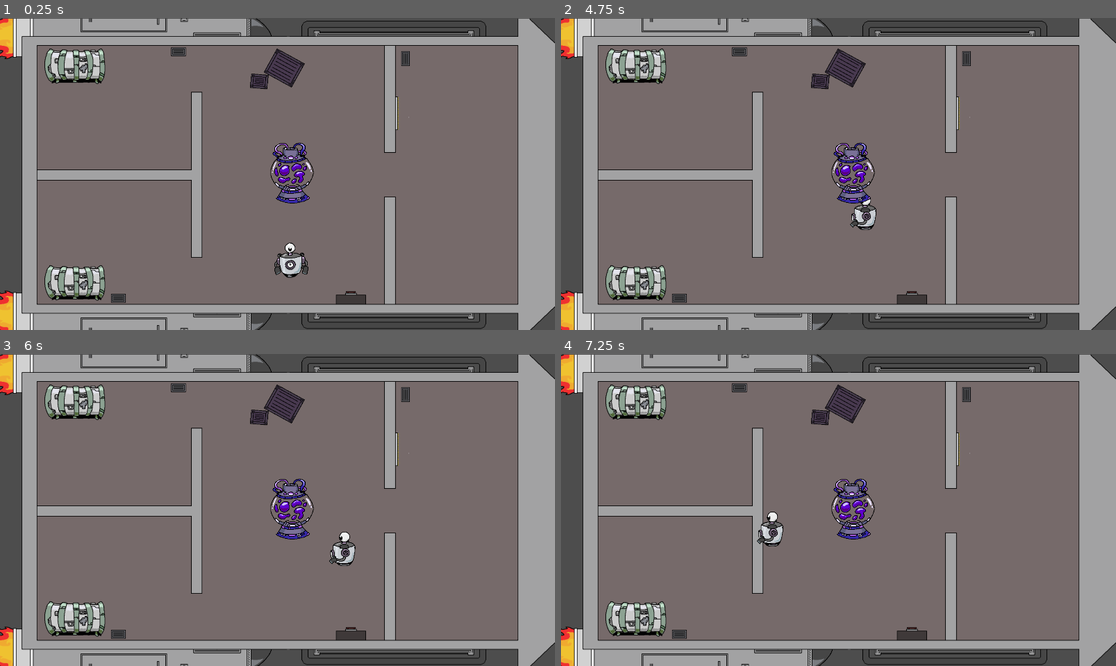
Above: before the commit, frames 1-4 (two rows, left to right).
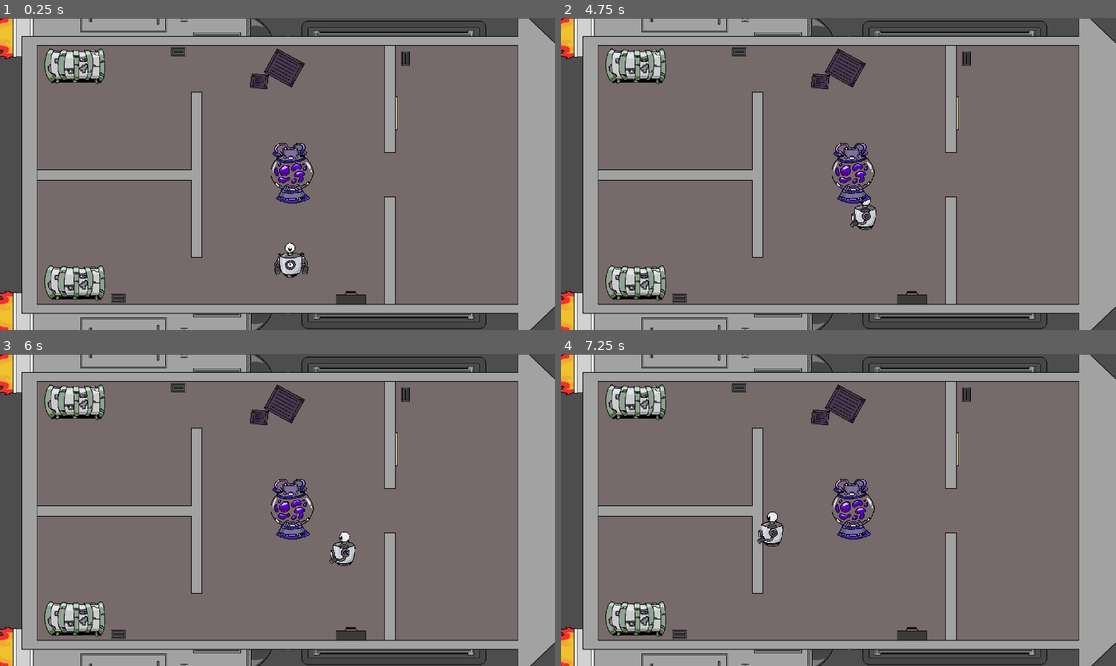
Above: after the commit, the same moments.

Repository: Hyper-Burner/Town-One-2024
Game: Godot game, scene res://Nodes/Scenes/Main.tscn
Two runs of this game, one before a commit and one after it. Both use one fixed random seed, a clock stepped at 60 frames per second and the inputs below.
Inputs (mouse positions are in pixels of both pictures, inside the frame that each line leads up to):
- Up to frame 1 (0.25 s): no input
- Up to frame 2 (4.75 s): tap Enter at 0.5 s; move the mouse to (960, 158) at 0.52 s; hold Space (Fly) 0.53-1.28 s; hold D (Right) 0.53-2.03 s; tap W (Up) at 0.77, 1.52, 3.02, 3.77, 4.52 s; move the mouse to (727, 189) at 1.27 s; tap E (Interact) at 1.35, 3.6 s; move the mouse to (894, 105) at 2.02 s; press the mouse at (894, 105) at 2.03 s; hold A (Left) 2.03-2.78 s; move the mouse to (810, 236) at 2.77 s; release the mouse at (810, 236) at 2.78 s; hold D (Right) 2.78-4.28 s; tap Space (Fly) at 2.85 s; move the mouse to (1005, 220) at 3.52 s; move the mouse to (672, 127) at 4.27 s; hold A (Left) from 4.28 s (still down); click (672, 127) at 4.35 s
- Up to frame 3 (6 s): move the mouse to (305, 510) at 5.02 s; release A (Left) at 5.03 s; hold D (Right) 5.03-5.78 s; hold Space (Fly) 5.03-5.78 s; move the mouse to (194, 432) at 5.77 s; hold A (Left) from 5.78 s (still down); tap E (Interact) at 5.85 s
- Up to frame 4 (7.25 s): keep holding A (Left); tap W (Up) at 6.02, 6.77 s; move the mouse to (960, 494) at 6.52 s; press the mouse at (960, 494) at 6.53 s

The runs differ from the first frame. In frame 1, 1.7% of the frame differs, in the area x 0-100%, y 0-100%; in frame 2, 1.7%; in frame 3, 1.7%; in frame 4, 1.7%.

Commit message:
Added Textures to Engine Minigame

Diff:
--- a/Nodes/Scenes/Minigames/Engine/EngineMinigame.tscn
+++ b/Nodes/Scenes/Minigames/Engine/EngineMinigame.tscn
@@ -7,60 +7,40 @@
 [ext_resource type="Script" path="res://Nodes/Scenes/Minigames/Engine/sprite_2d.gd" id="2_wwrc0"]
 [ext_resource type="AudioStream" uid="uid://cmu6v77xeguxw" path="res://Assets/Audio/mini_reactor_success.mp3" id="3_vw4sm"]
 
+[sub_resource type="AtlasTexture" id="AtlasTexture_tyt0p"]
+atlas = ExtResource("2_mq10v")
+region = Rect2(0, 0, 1920, 1080)
+
 [sub_resource type="RectangleShape2D" id="RectangleShape2D_6mo1g"]
 size = Vector2(1, 1)
 
 [sub_resource type="CanvasTexture" id="CanvasTexture_pj4ta"]
 
-[sub_resource type="RectangleShape2D" id="RectangleShape2D_2gbjv"]
-size = Vector2(218, 71)
-
-[sub_resource type="PlaceholderTexture2D" id="PlaceholderTexture2D_2bhou"]
-
-[sub_resource type="RectangleShape2D" id="RectangleShape2D_mpud7"]
-size = Vector2(90, 95)
-
-[sub_resource type="PlaceholderTexture2D" id="PlaceholderTexture2D_yuwtq"]
+[sub_resource type="AtlasTexture" id="AtlasTexture_fqe31"]
+atlas = ExtResource("2_mq10v")
+region = Rect2(0, 1080, 185, 322)
+
+[sub_resource type="RectangleShape2D" id="RectangleShape2D_o55cg"]
+size = Vector2(185, 322)
+
+[sub_resource type="AtlasTexture" id="AtlasTexture_58asb"]
+atlas = ExtResource("2_mq10v")
+region = Rect2(185, 1080, 318, 300)
+
+[sub_resource type="AtlasTexture" id="AtlasTexture_q4b3r"]
+atlas = ExtResource("2_mq10v")
+region = Rect2(503, 1080, 142, 71)
 
 [sub_resource type="RectangleShape2D" id="RectangleShape2D_l653g"]
-size = Vector2(51, 47)
-
-[sub_resource type="PlaceholderTexture2D" id="PlaceholderTexture2D_0v8by"]
-
-[sub_resource type="RectangleShape2D" id="RectangleShape2D_p2q2m"]
-size = Vector2(73, 71)
-
-[sub_resource type="PlaceholderTexture2D" id="PlaceholderTexture2D_2y4tl"]
-
-[sub_resource type="RectangleShape2D" id="RectangleShape2D_jmq88"]
-size = Vector2(52, 116)
-
-[sub_resource type="PlaceholderTexture2D" id="PlaceholderTexture2D_blhta"]
-
-[sub_resource type="RectangleShape2D" id="RectangleShape2D_o55cg"]
-size = Vector2(333, 139)
-
-[sub_resource type="PlaceholderTexture2D" id="PlaceholderTexture2D_3nb73"]
-
-[sub_resource type="RectangleShape2D" id="RectangleShape2D_1exb5"]
-size = Vector2(147, 161.5)
-
-[sub_resource type="PlaceholderTexture2D" id="PlaceholderTexture2D_hewm4"]
-
-[sub_resource type="RectangleShape2D" id="RectangleShape2D_vvngs"]
-size = Vector2(117, 100.5)
-
-[sub_resource type="PlaceholderTexture2D" id="PlaceholderTexture2D_iwelb"]
-
-[sub_resource type="RectangleShape2D" id="RectangleShape2D_5v47i"]
-size = Vector2(186, 160.5)
-
-[sub_resource type="PlaceholderTexture2D" id="PlaceholderTexture2D_v8b0a"]
-
-[sub_resource type="RectangleShape2D" id="RectangleShape2D_0c4dx"]
-size = Vector2(117, 199)
-
-[sub_resource type="PlaceholderTexture2D" id="PlaceholderTexture2D_824f8"]
+size = Vector2(142, 71)
+
+[sub_resource type="AtlasTexture" id="AtlasTexture_mwq75"]
+atlas = ExtResource("2_mq10v")
+region = Rect2(645, 1080, 203, 132)
+
+[sub_resource type="AtlasTexture" id="AtlasTexture_3tkwc"]
+atlas = ExtResource("2_mq10v")
+region = Rect2(848, 1080, 172, 179)
 
 [node name="EngineMinigame" type="Node2D"]
 script = ExtResource("1_cdquv")
@@ -70,8 +50,11 @@
 
 [node name="SuccessSound" type="AudioStreamPlayer2D" parent="."]
 stream = ExtResource("3_vw4sm")
+[node name="Sprite2D" type="Sprite2D" parent="."]
+texture = SubResource("AtlasTexture_tyt0p")
 
 [node name="Area2D" type="Area2D" parent="."]
+visible = false
 position = Vector2(-166, -101)
 scale = Vector2(450, 300)
 
@@ -89,140 +72,126 @@
 stream = ExtResource("2_0d0qu")
 
 [node name="Area2D" type="Area2D" parent="Pieces"]
-script = ExtResource("1_a4kch")
+position = Vector2(-225.875, 326.375)
+script = ExtResource("1_a4kch")
+
+[node name="Sprite2D" type="Sprite2D" parent="Pieces/Area2D"]
+texture = SubResource("AtlasTexture_fqe31")
 
 [node name="CollisionShape2D" type="CollisionShape2D" parent="Pieces/Area2D"]
-position = Vector2(-236.875, 191.875)
-shape = SubResource("RectangleShape2D_2gbjv")
-
-[node name="Sprite2D" type="Sprite2D" parent="Pieces/Area2D"]
-position = Vector2(-211.875, 195.375)
-scale = Vector2(322.25, 131)
-texture = SubResource("PlaceholderTexture2D_2bhou")
+shape = SubResource("RectangleShape2D_o55cg")
 
 [node name="Area2D2" type="Area2D" parent="Pieces"]
 script = ExtResource("1_a4kch")
 areaID = 1
 
-[node name="CollisionShape2D" type="CollisionShape2D" parent="Pieces/Area2D2"]
+[node name="Sprite2D2" type="Sprite2D" parent="Pieces/Area2D2"]
+position = Vector2(415.125, -128.625)
+texture = SubResource("AtlasTexture_58asb")
+
+[node name="CollisionShape2D" type="CollisionPolygon2D" parent="Pieces/Area2D2"]
 position = Vector2(286.125, -122.125)
-shape = SubResource("RectangleShape2D_mpud7")
-
-[node name="Sprite2D2" type="Sprite2D" parent="Pieces/Area2D2"]
-position = Vector2(286.938, -117.812)
-scale = Vector2(138.375, 150.375)
-texture = SubResource("PlaceholderTexture2D_yuwtq")
+polygon = PackedVector2Array(7, 19.5, 7, 143.5, 288, 143.5, 288, -156.5, -30, -156.5, -30, 19.5)
 
 [node name="Area2D3" type="Area2D" parent="Pieces"]
+position = Vector2(416.125, 127.375)
 script = ExtResource("1_a4kch")
 areaID = 2
 
+[node name="Sprite2D3" type="Sprite2D" parent="Pieces/Area2D3"]
+texture = SubResource("AtlasTexture_q4b3r")
+
 [node name="CollisionShape2D" type="CollisionShape2D" parent="Pieces/Area2D3"]
-position = Vector2(226.125, 186.375)
+position = Vector2(0.125, -0.125)
 shape = SubResource("RectangleShape2D_l653g")
 
-[node name="Sprite2D3" type="Sprite2D" parent="Pieces/Area2D3"]
-position = Vector2(226.5, 186.25)
-scale = Vector2(109.25, 90.25)
-texture = SubResource("PlaceholderTexture2D_0v8by")
-
 [node name="Area2D4" type="Area2D" parent="Pieces"]
+position = Vector2(23.125, 305.375)
 script = ExtResource("1_a4kch")
 areaID = 3
 
-[node name="CollisionShape2D" type="CollisionShape2D" parent="Pieces/Area2D4"]
-position = Vector2(51.625, 217.875)
-shape = SubResource("RectangleShape2D_p2q2m")
-
 [node name="Sprite2D4" type="Sprite2D" parent="Pieces/Area2D4"]
-position = Vector2(52.25, 217.75)
-scale = Vector2(177.75, 153.25)
-texture = SubResource("PlaceholderTexture2D_2y4tl")
+texture = SubResource("AtlasTexture_mwq75")
+
+[node name="CollisionPolygon2D" type="CollisionPolygon2D" parent="Pieces/Area2D4"]
+polygon = PackedVector2Array(-35.875, -37.625, 102.125, -37.625, 102.125, 14.375, -41.875, 14.375, -41.875, 66.375, -101.875, 66.375, -101.875, 49.375, -60.875, -3.625, -60.875, -4.625, -101.875, -61.625, -101.875, -66.625, -35.875, -66.625)
 
 [node name="Area2D5" type="Area2D" parent="Pieces"]
 script = ExtResource("1_a4kch")
 areaID = 4
 
-[node name="CollisionShape2D" type="CollisionShape2D" parent="Pieces/Area2D5"]
-position = Vector2(135.125, -15.625)
-shape = SubResource("RectangleShape2D_jmq88")
-
 [node name="Sprite2D5" type="Sprite2D" parent="Pieces/Area2D5"]
-position = Vector2(136.25, -9)
-scale = Vector2(107.75, 184.75)
-texture = SubResource("PlaceholderTexture2D_blhta")
+texture = SubResource("AtlasTexture_3tkwc")
+
+[node name="CollisionPolygon2D" type="CollisionPolygon2D" parent="Pieces/Area2D5"]
+polygon = PackedVector2Array(21.125, -89.625, -83.875, -57.625, -85.875, 53.375, 18.125, 89.375, 19.125, 89.375, 86.125, 1.375, 86.125, -0.625, 22.125, -89.625)
 
 [node name="CorrectPlacement" type="Node2D" parent="."]
 position = Vector2(-0.125, -1.375)
 
 [node name="Area2D" type="Area2D" parent="CorrectPlacement" groups=["Droppable"]]
 
+[node name="Sprite2D" type="Sprite2D" parent="CorrectPlacement/Area2D"]
+visible = false
+position = Vector2(-470.5, 94.5)
+texture = SubResource("AtlasTexture_fqe31")
+script = ExtResource("2_wwrc0")
+
 [node name="CollisionShape2D" type="CollisionShape2D" parent="CorrectPlacement/Area2D"]
-position = Vector2(-224.375, -19.125)
+position = Vector2(-470.5, 94.5)
 shape = SubResource("RectangleShape2D_o55cg")
 
-[node name="Sprite2D" type="Sprite2D" parent="CorrectPlacement/Area2D"]
-visible = false
-position = Vector2(-225.375, -17.625)
-scale = Vector2(333, 138)
-texture = SubResource("PlaceholderTexture2D_3nb73")
-script = ExtResource("2_wwrc0")
-
 [node name="Area2D2" type="Area2D" parent="CorrectPlacement" groups=["Droppable"]]
 
-[node name="CollisionShape2D" type="CollisionShape2D" parent="CorrectPlacement/Area2D2"]
-position = Vector2(-317.375, -169.375)
-shape = SubResource("RectangleShape2D_1exb5")
-
 [node name="Sprite2D2" type="Sprite2D" parent="CorrectPlacement/Area2D2"]
 visible = false
-position = Vector2(-318.375, -167.625)
-scale = Vector2(147, 162)
-texture = SubResource("PlaceholderTexture2D_hewm4")
+position = Vector2(-260, -88.5)
+texture = SubResource("AtlasTexture_58asb")
 script = ExtResource("2_wwrc0")
 pieceID = 1
 
+[node name="CollisionShape2D" type="CollisionPolygon2D" parent="CorrectPlacement/Area2D2"]
+position = Vector2(-389, -82)
+polygon = PackedVector2Array(7, 19.5, 7, 143.5, 288, 143.5, 288, -156.5, -30, -156.5, -30, 19.5)
+
 [node name="Area2D3" type="Area2D" parent="CorrectPlacement" groups=["Droppable"]]
 
+[node name="Sprite2D3" type="Sprite2D" parent="CorrectPlacement/Area2D3"]
+visible = false
+position = Vector2(-486, -145)
+texture = SubResource("AtlasTexture_q4b3r")
+script = ExtResource("2_wwrc0")
+pieceID = 2
+
 [node name="CollisionShape2D" type="CollisionShape2D" parent="CorrectPlacement/Area2D3"]
-position = Vector2(0.625, 0.125)
-shape = SubResource("RectangleShape2D_vvngs")
-
-[node name="Sprite2D3" type="Sprite2D" parent="CorrectPlacement/Area2D3"]
-visible = false
-position = Vector2(-0.374939, 1.375)
-scale = Vector2(117, 100)
-texture = SubResource("PlaceholderTexture2D_iwelb")
-script = ExtResource("2_wwrc0")
-pieceID = 2
+position = Vector2(-486, -145)
+shape = SubResource("RectangleShape2D_l653g")
 
 [node name="Area2D4" type="Area2D" parent="CorrectPlacement" groups=["Droppable"]]
 
-[node name="CollisionShape2D" type="CollisionShape2D" parent="CorrectPlacement/Area2D4"]
-position = Vector2(-150.875, -168.875)
-shape = SubResource("RectangleShape2D_5v47i")
-
 [node name="Sprite2D4" type="Sprite2D" parent="CorrectPlacement/Area2D4"]
 visible = false
-position = Vector2(-151.875, -167.625)
-scale = Vector2(186, 162)
-texture = SubResource("PlaceholderTexture2D_v8b0a")
+position = Vector2(-517.5, -76.5)
+texture = SubResource("AtlasTexture_mwq75")
 script = ExtResource("2_wwrc0")
 pieceID = 3
 
+[node name="CollisionPolygon2D" type="CollisionPolygon2D" parent="CorrectPlacement/Area2D4"]
+position = Vector2(-517.5, -76.5)
+polygon = PackedVector2Array(-35.875, -37.625, 102.125, -37.625, 102.125, 14.375, -41.875, 14.375, -41.875, 66.375, -101.875, 66.375, -101.875, 49.375, -60.875, -3.625, -60.875, -4.625, -101.875, -61.625, -101.875, -66.625, -35.875, -66.625)
+
 [node name="Area2D5" type="Area2D" parent="CorrectPlacement" groups=["Droppable"]]
 
-[node name="CollisionShape2D" type="CollisionShape2D" parent="CorrectPlacement/Area2D5"]
-position = Vector2(0.625, -149.625)
-shape = SubResource("RectangleShape2D_0c4dx")
-
 [node name="Sprite2D5" type="Sprite2D" parent="CorrectPlacement/Area2D5"]
 visible = false
-position = Vector2(-0.75, -148.625)
-scale = Vector2(117.75, 200)
-texture = SubResource("PlaceholderTexture2D_824f8")
+position = Vector2(-657, -81)
+texture = SubResource("AtlasTexture_3tkwc")
 script = ExtResource("2_wwrc0")
 pieceID = 4
+
+[node name="CollisionPolygon2D" type="CollisionPolygon2D" parent="CorrectPlacement/Area2D5"]
+position = Vector2(-657, -81)
+polygon = PackedVector2Array(21.125, -89.625, -83.875, -57.625, -85.875, 53.375, 18.125, 89.375, 19.125, 89.375, 86.125, 1.375, 86.125, -0.625, 22.125, -89.625)
 
 [connection signal="area_entered" from="Pieces/Area2D" to="Pieces/Area2D" method="_on_area_entered"]
 [connection signal="area_exited" from="Pieces/Area2D" to="Pieces/Area2D" method="_on_area_exited"]
--- a/project.godot
+++ b/project.godot
@@ -13,6 +13,7 @@
 config/name="Town One 2024"
 run/main_scene="res://Nodes/Scenes/Main.tscn"
 config/features=PackedStringArray("4.3", "GL Compatibility")
+boot_splash/show_image=false
 config/icon="res://icon.svg"
 
 [autoload]
@@ -66,5 +67,6 @@
 
 [rendering]
 
+textures/canvas_textures/default_texture_filter=0
 renderer/rendering_method="gl_compatibility"
 renderer/rendering_method.mobile="gl_compatibility"
Binary file added: Assets/Sprites/EngineMinigame.png
Not shown, added: Assets/Sprites/EngineMinigame.png.import
Renamed: Assets/Textures/MinigameBordersAndTimer.png -> Assets/Sprites/MinigameBordersAndTimer.png
Not shown, changed: Assets/Sprites/MinigameBordersAndTimer.png.import
